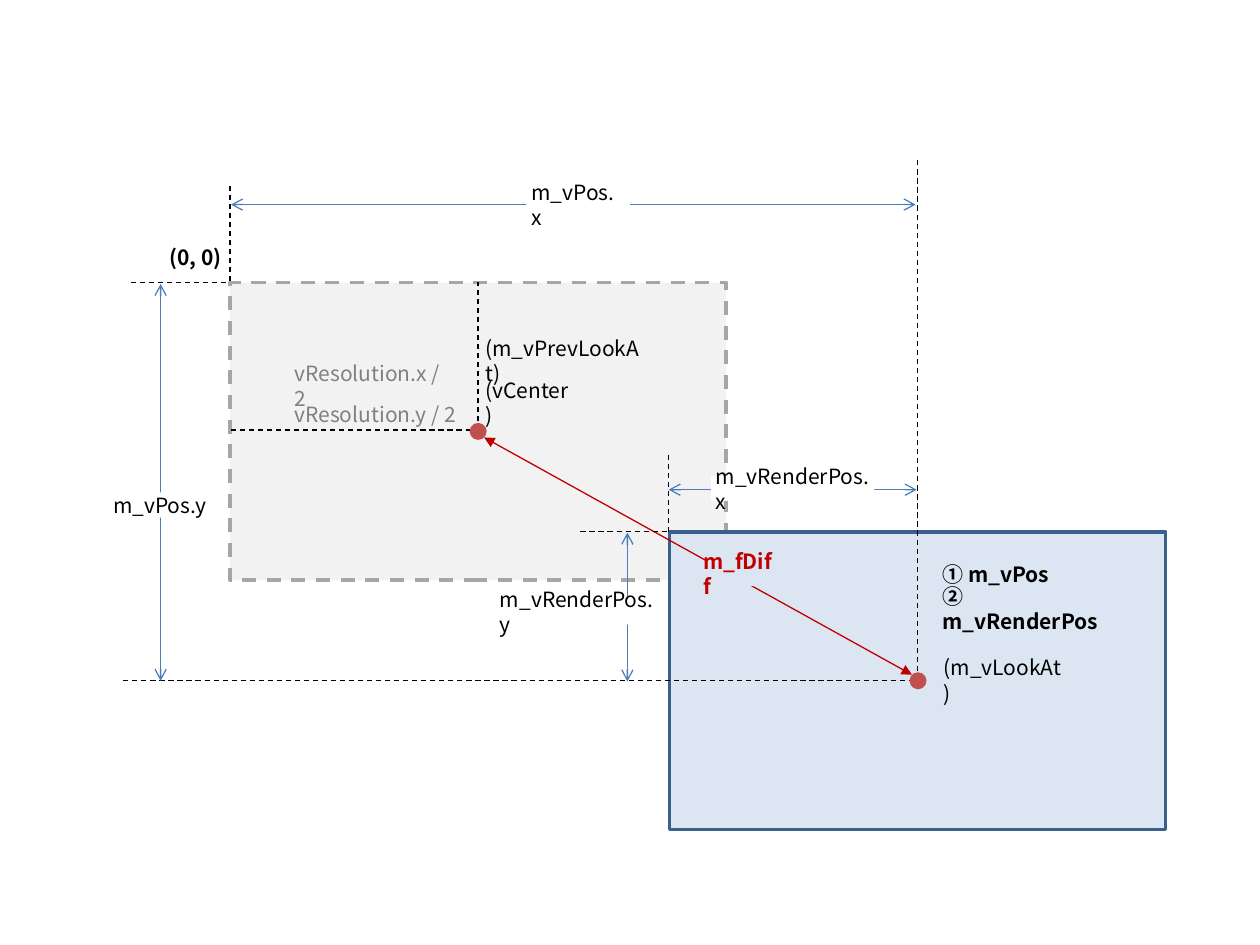
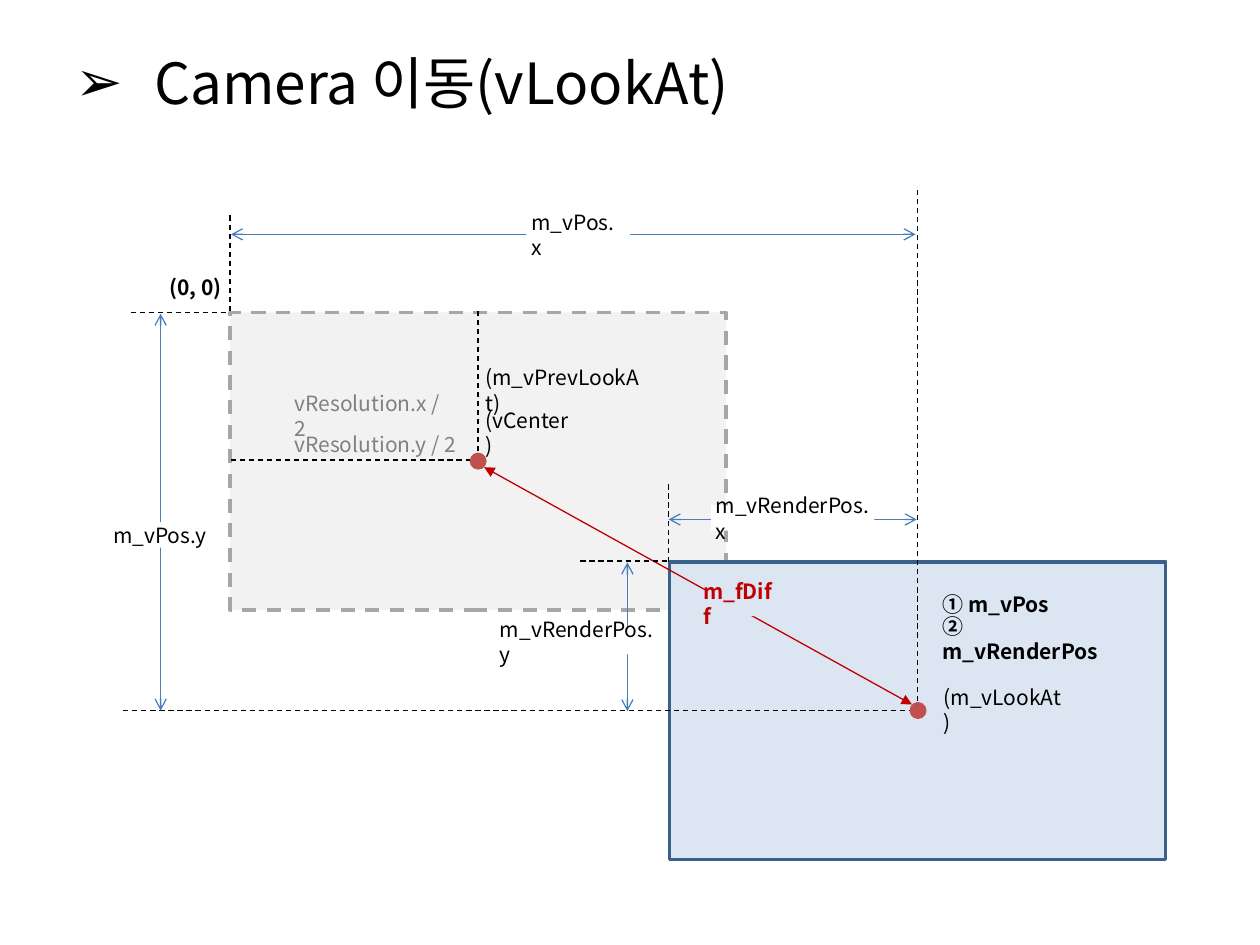
Before and after one commit to JinByungeul/WinApiLecture, a slide deck: slide 2 of Client/camera_pos.pptx (slide 1 before the commit). Drawn at 1260x945 pixels with LibreOffice and Linux fonts; fonts in the diff are those of the drawing. Boxes give left, top, right and bottom in pixels: in the first picture for what was removed or moved away, otherwise in the second. Text is boxed around its words. In the diff, an @@ line names an element or a change of style, - is before the commit and + after.

```diff
--- a/Client/camera_pos.pptx
+++ b/Client/camera_pos.pptx
@@ title added at box(154, 57, 729, 115), 32.4 pt, text #000000 @@
+➢ Camera 이동(vLookAt)
@@ 12 texts, 8 lines, 5 double arrows, 3 rectangles, 2 ellipses: place and size @@
-12 texts, 8 lines, 5 double arrows, 3 rectangles, 2 ellipses at box(113, 159, 1167, 829)
+12 texts, 8 lines, 5 double arrows, 3 rectangles, 2 ellipses at box(113, 189, 1167, 859)
```
Also in this commit, not shown: 1 slide added, 3 other files.
